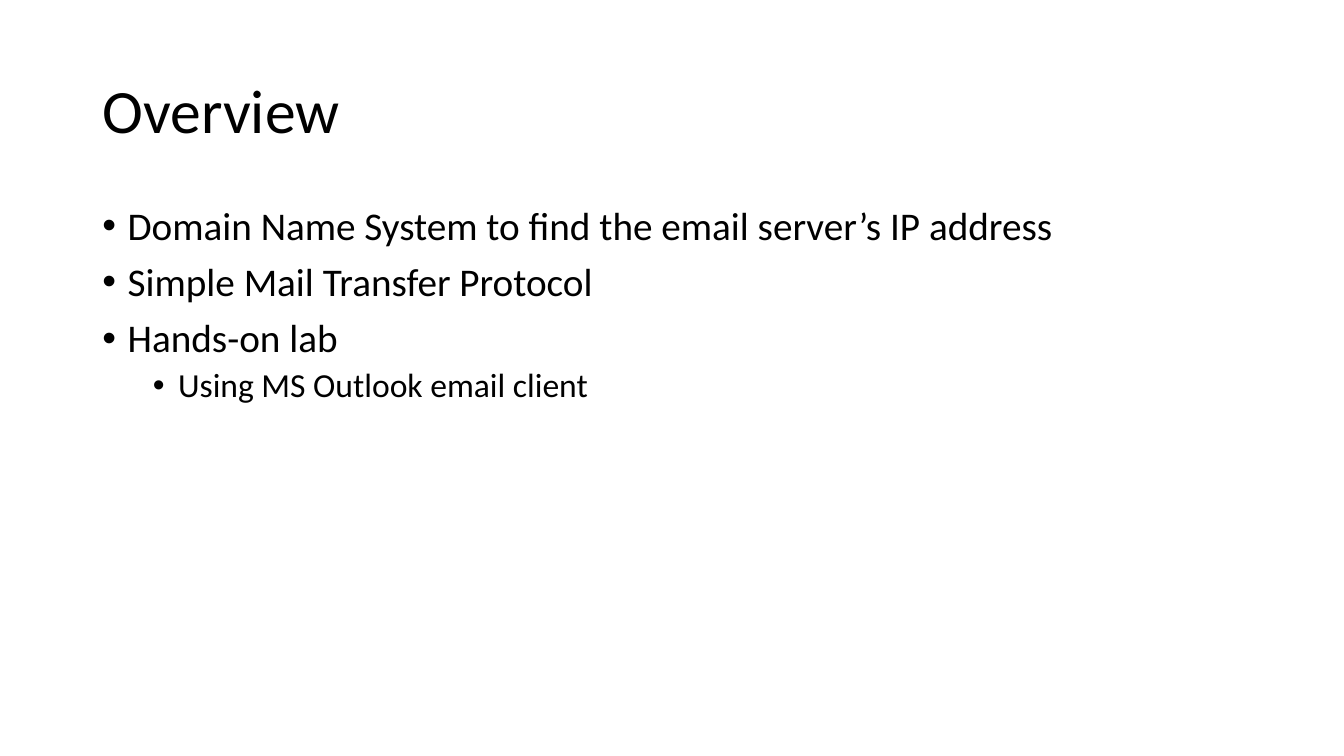
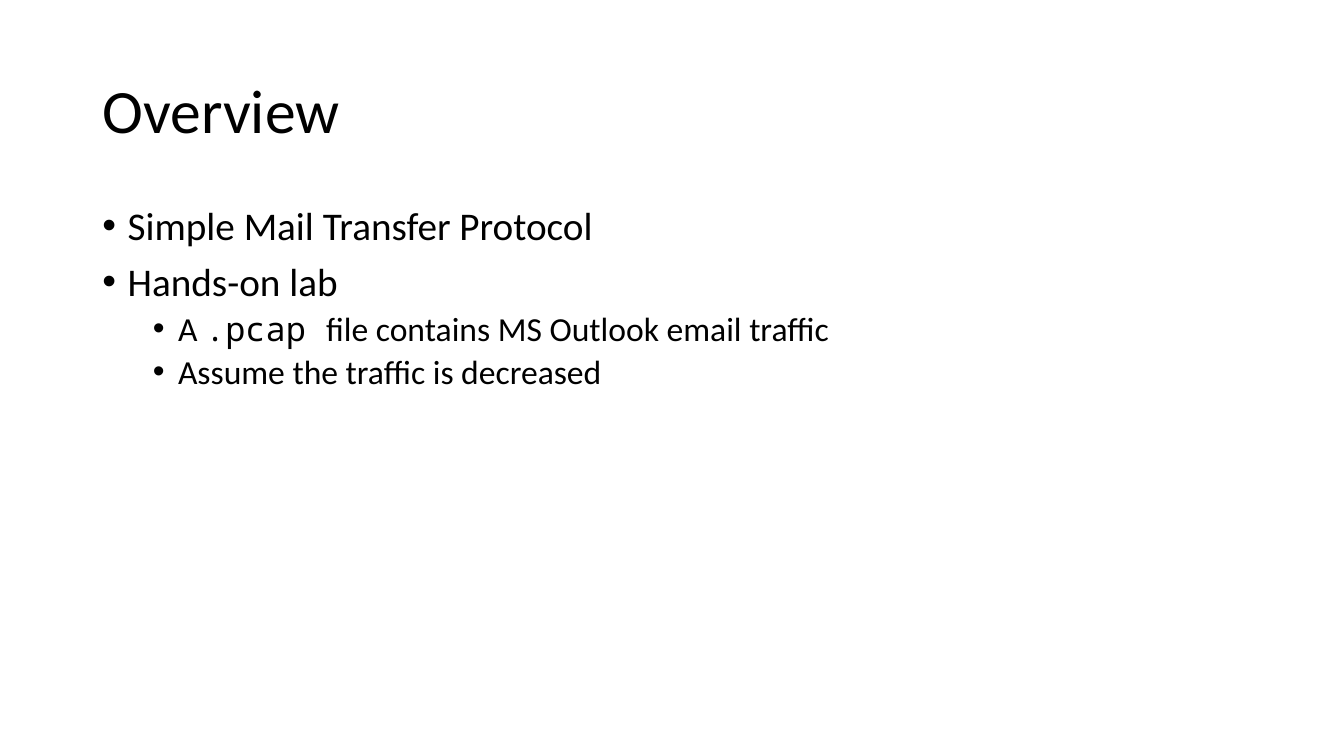
Before and after one commit to frankwxu/digital-forensics-lab, a slide deck: slide 2 of Networking_Forensics/30_SMTP_Email_Forensics.pptx. Drawn at 1344x756 pixels with LibreOffice and Linux fonts; fonts in the diff are those of the drawing; background and template pictures are left out. Boxes give left, top, right and bottom in pixels: in the first picture for what was removed or moved away, otherwise in the second. Text is boxed around its words. In the diff, an @@ line names an element or a change of style, - is before the commit and + after.

```diff
--- a/Networking_Forensics/30_SMTP_Email_Forensics.pptx
+++ b/Networking_Forensics/30_SMTP_Email_Forensics.pptx
@@ text at box(128, 212, 1052, 247): paragraph removed @@
-• Domain Name System to find the email server’s IP address
@@ text at box(178, 317, 828, 385): text changed @@
-  • Using MS Outlook email client
+  • A .pcap file contains MS Outlook email traffic
+  • Assume the traffic is decreased
```
Also in this commit, not shown: 1 other slide changed, 8 slides removed, 4 other files.
